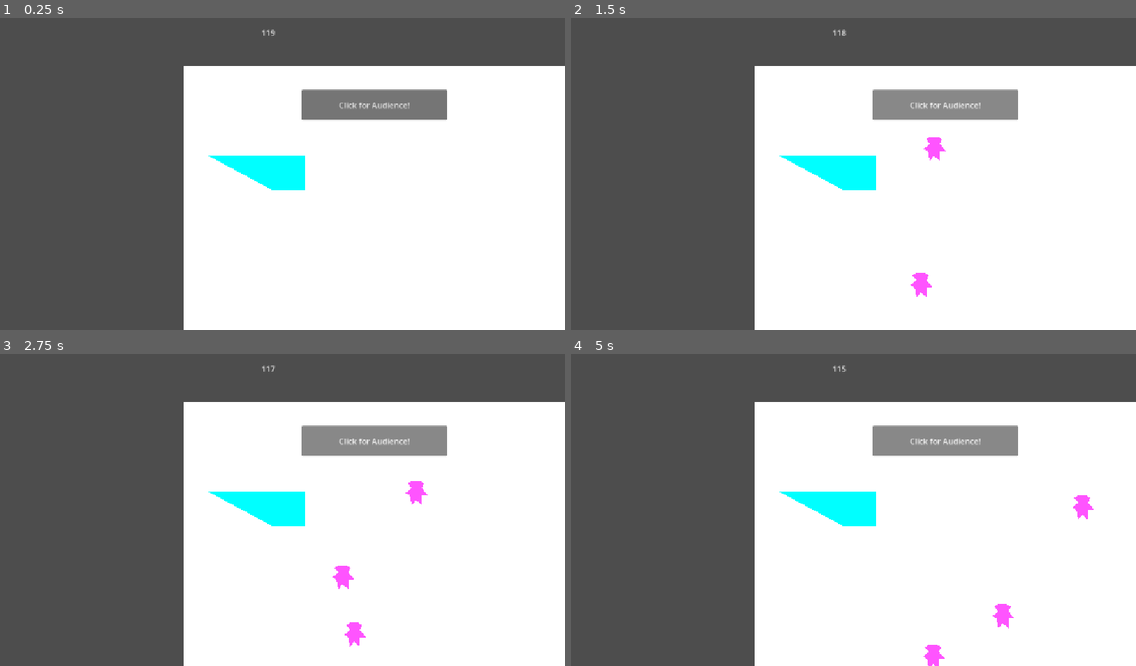
Above: before the commit, frames 1-4 (two rows, left to right).
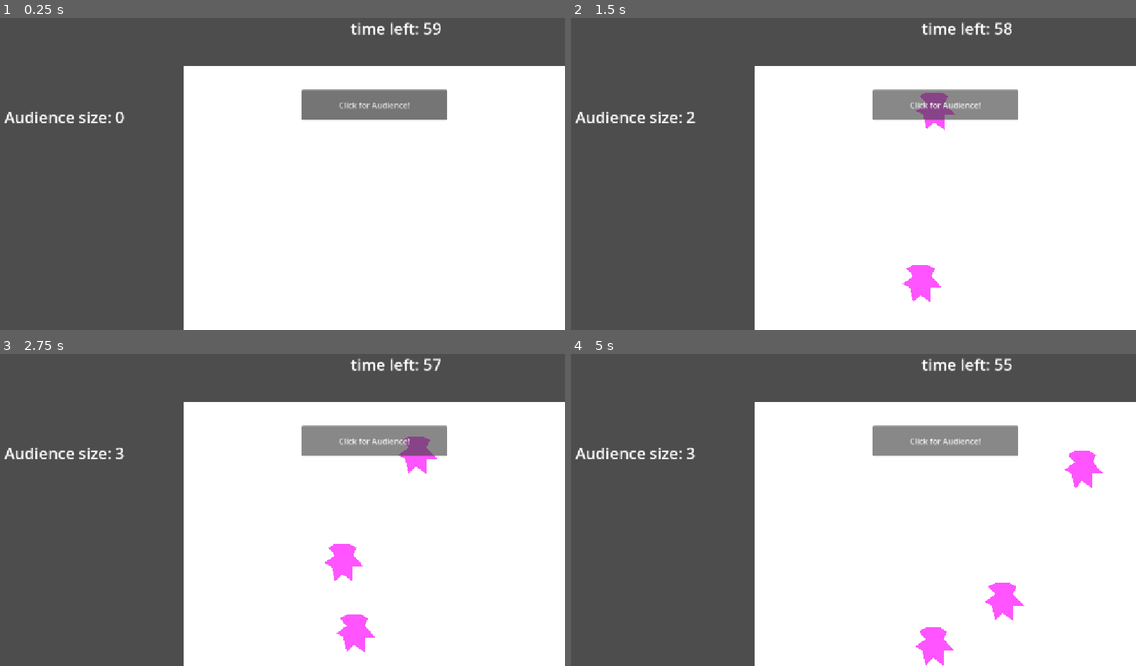
Above: after the commit, the same moments.

Repository: TBiff22/lame-jam
Game: Godot game, scene res://scenes/main_game.tscn
Two runs of this game, one before a commit and one after it. Both use one fixed random seed, a clock stepped at 60 frames per second and the inputs below.
Inputs:
- Up to frame 1 (0.25 s): no input
- Up to frame 2 (1.5 s): click "Click for Audience!" at 0.5 s; click "Click for Audience!" at 1.25 s
- Up to frame 3 (2.75 s): click "Click for Audience!" at 2 s
- Up to frame 4 (5 s): no input

The runs differ from the first frame. In frame 1, 1.9% of the frame differs, in the area x 0-78%, y 1-56%; in frame 2, 2.8%; in frame 3, 3.3%; in frame 4, 3.4%, in the area x 0-95%, y 1-100%.

Commit message:
timer and buttons

Diff:
--- /dev/null
+++ b/clicker-game/resources/people_mult_1.tres
@@ -0,0 +1,10 @@
+[gd_resource type="Resource" script_class="pop_up_resource" format=3 uid="uid://b2shpql4ql24o"]
+
+[ext_resource type="Script" uid="uid://bqq2bssueq0ar" path="res://resources/pop_up.gd" id="1_rpv8b"]
+
+[resource]
+script = ExtResource("1_rpv8b")
+name = "more_people"
+people_mult = 3
+help = true
+metadata/_custom_type_script = "uid://bqq2bssueq0ar"
--- /dev/null
+++ b/clicker-game/resources/pop_up.gd
@@ -0,0 +1,14 @@
+class_name pop_up_resource
+extends Resource
+
+@export var name: String
+
+@export var time_change: int
+@export var people_mult: int
+@export var help: bool
+
+func apply_changes():
+	Globals.audience_multiplier *= people_mult
+	Globals.time_change = time_change
+	if time_change != 0:
+		Globals.update_time.emit()
--- /dev/null
+++ b/clicker-game/resources/timer_ext_1.tres
@@ -0,0 +1,11 @@
+[gd_resource type="Resource" script_class="pop_up_resource" format=3 uid="uid://cgjlooa1pobhk"]
+
+[ext_resource type="Script" uid="uid://bqq2bssueq0ar" path="res://resources/pop_up.gd" id="1_sepl7"]
+
+[resource]
+script = ExtResource("1_sepl7")
+name = "timer_ext"
+time_change = 10
+people_mult = 1
+help = true
+metadata/_custom_type_script = "uid://bqq2bssueq0ar"
--- a/clicker-game/scenes/audience.tscn
+++ b/clicker-game/scenes/audience.tscn
@@ -1,17 +1,17 @@
 [gd_scene format=3 uid="uid://beqj7labxfimi"]
 
-[ext_resource type="Script" uid="uid://dyabxfvc11wot" path="res://scenes/audience.gd" id="1_qr0s0"]
+[ext_resource type="Script" uid="uid://dyabxfvc11wot" path="res://scripts/audience.gd" id="1_qr0s0"]
 
 [sub_resource type="CircleShape2D" id="CircleShape2D_oeqib"]
-radius = 32.646156
+radius = 52.57181
 
 [node name="audience" type="CharacterBody2D" unique_id=1036961412]
 scale = Vector2(0.5, 0.5)
 script = ExtResource("1_qr0s0")
 
 [node name="Polygon2D" type="Polygon2D" parent="." unique_id=824614943]
-position = Vector2(-1055.2727, -539.6)
-scale = Vector2(1.0227273, 1.2250004)
+position = Vector2(-991.99994, -526)
+scale = Vector2(1.8181806, 1.9250007)
 color = Color(1, 0.32941177, 1, 1)
 polygon = PackedVector2Array(-56, -40, -48, -56, -64, -64, -96, -64, -112, -56, -96, -40, -96, -40, -120, -24, -104, -16, -96, 16, -80, 0, -56, 16, -56, -16, -32, -16, -48, -32)
 uv = PackedVector2Array(-56, -40, -48, -56, -64, -64, -96, -64, -112, -56, -96, -40, -96, -40, -120, -24, -104, -16, -96, 16, -80, 0, -56, 16, -56, -16, -32, -16, -56, -32)
--- a/clicker-game/scenes/game_over.tscn
+++ b/clicker-game/scenes/game_over.tscn
@@ -7,13 +7,20 @@
 anchors_preset = 15
 anchor_right = 1.0
 anchor_bottom = 1.0
-offset_left = -526.0
+offset_left = -576.0
 offset_top = -324.0
-offset_right = -526.0
+offset_right = -576.0
 offset_bottom = -324.0
 grow_horizontal = 2
 grow_vertical = 2
 script = ExtResource("1_xeevv")
+
+[node name="Polygon2D" type="Polygon2D" parent="." unique_id=42066361]
+position = Vector2(845.25, 654.4)
+scale = Vector2(6.03125, 11.225)
+color = Color(1, 0.64705884, 0.6862745, 1)
+polygon = PackedVector2Array(-168, -64, 88, -64, 88, 16, -168, 16)
+uv = PackedVector2Array(-168, -64, 88, -64, 88, 16, -168, 16)
 
 [node name="results" type="RichTextLabel" parent="." unique_id=469695582]
 layout_mode = 1
@@ -27,6 +34,7 @@
 grow_horizontal = 2
 theme_override_font_sizes/normal_font_size = 32
 text = "insert results here"
+scroll_active = false
 horizontal_alignment = 1
 
 [node name="replay" type="Button" parent="." unique_id=565625632]
--- a/clicker-game/scenes/main_game.tscn
+++ b/clicker-game/scenes/main_game.tscn
@@ -104,8 +104,11 @@
 text = "Click for Audience!"
 
 [node name="Game time" type="Timer" parent="manager" unique_id=29590743]
-wait_time = 120.0
+wait_time = 60.0
 autostart = true
+
+[node name="button_spawner" type="Timer" parent="manager" unique_id=1081731069]
+wait_time = 7.0
 
 [node name="Camera2D" type="Camera2D" parent="." unique_id=303247339]
 
@@ -128,13 +131,26 @@
 libraries/ = SubResource("AnimationLibrary_70vka")
 
 [node name="timetext" type="RichTextLabel" parent="." unique_id=2013366521]
-offset_left = -43.0
-offset_top = -294.0
-offset_right = 42.0
-offset_bottom = -254.0
+offset_left = 76.0
+offset_top = -314.0
+offset_right = 387.0
+offset_bottom = -223.0
+theme_override_font_sizes/normal_font_size = 32
 text = "2:00"
+scroll_active = false
+horizontal_alignment = 1
+
+[node name="audience count" type="RichTextLabel" parent="." unique_id=2118153603]
+offset_left = -567.0
+offset_top = -133.0
+offset_right = -206.0
+offset_bottom = -78.0
+theme_override_font_sizes/normal_font_size = 32
+text = "0"
+scroll_active = false
 
 [connection signal="pressed" from="manager/spawner" to="manager" method="_on_spawner_pressed"]
 [connection signal="timeout" from="manager/Game time" to="manager" method="_on_game_time_timeout"]
+[connection signal="timeout" from="manager/button_spawner" to="manager" method="_on_button_spawner_timeout"]
 [connection signal="mouse_entered" from="spawner area" to="manager" method="_on_spawner_area_mouse_entered"]
 [connection signal="mouse_exited" from="spawner area" to="manager" method="_on_spawner_area_mouse_exited"]
--- a/clicker-game/scenes/people_scene.tscn
+++ b/clicker-game/scenes/people_scene.tscn
@@ -183,10 +183,3 @@
 
 [node name="AnimationPlayer" type="AnimationPlayer" parent="." unique_id=2008867122]
 libraries/ = SubResource("AnimationLibrary_8movl")
-
-[node name="Polygon2D" type="Polygon2D" parent="." unique_id=1662005445]
-position = Vector2(1102, 252)
-scale = Vector2(8.25, 8.875)
-color = Color(0, 1, 1, 1)
-polygon = PackedVector2Array(-152, -32, -128, -32, -128, -24, -136, -24)
-uv = PackedVector2Array(-152, -32, -128, -32, -128, -24, -136, -24)
--- /dev/null
+++ b/clicker-game/scenes/ppl_mult_button.tscn
@@ -0,0 +1,21 @@
+[gd_scene format=3 uid="uid://86mrmu83fjbl"]
+
+[ext_resource type="Texture2D" uid="uid://8acwpygbxkpf" path="res://assets/Screenshot 2026-08-09 at 4.31.36 PM.png" id="1_ax20b"]
+[ext_resource type="Script" uid="uid://c1gxyg2m7r8ir" path="res://texture_button.gd" id="1_oln8o"]
+[ext_resource type="Resource" uid="uid://b2shpql4ql24o" path="res://resources/people_mult_1.tres" id="2_ax20b"]
+
+[node name="ppl_mult_button" type="Node2D" unique_id=933425099]
+
+[node name="TextureButton" type="TextureButton" parent="." unique_id=975989635]
+offset_right = 40.0
+offset_bottom = 40.0
+texture_normal = ExtResource("1_ax20b")
+script = ExtResource("1_oln8o")
+resource = ExtResource("2_ax20b")
+
+[node name="Timer" type="Timer" parent="." unique_id=350838901]
+wait_time = 5.0
+autostart = true
+
+[connection signal="pressed" from="TextureButton" to="TextureButton" method="_on_pressed"]
+[connection signal="timeout" from="Timer" to="TextureButton" method="_on_timer_timeout"]
--- /dev/null
+++ b/clicker-game/scenes/timer_ext_button.gd
@@ -0,0 +1,10 @@
+extends TextureButton
+
+@export var resource: Resource
+
+func _on_timer_timeout() -> void:
+	queue_free()
+
+func _on_pressed() -> void:
+	resource.apply_changes()
+	queue_free()
--- /dev/null
+++ b/clicker-game/scenes/timer_ext_button.tscn
@@ -0,0 +1,21 @@
+[gd_scene format=3 uid="uid://b2ysbr0qao5vq"]
+
+[ext_resource type="Texture2D" uid="uid://dbhwnh4e5siod" path="res://assets/Screenshot 2026-08-09 at 4.56.50 PM.png" id="1_3663y"]
+[ext_resource type="Script" uid="uid://cb04tvu7vjcpj" path="res://scenes/timer_ext_button.gd" id="1_u4pku"]
+[ext_resource type="Resource" uid="uid://cgjlooa1pobhk" path="res://resources/timer_ext_1.tres" id="2_3663y"]
+
+[node name="timer ext button" type="Node2D" unique_id=140383554]
+
+[node name="TextureButton" type="TextureButton" parent="." unique_id=1423916544]
+offset_right = 40.0
+offset_bottom = 40.0
+texture_normal = ExtResource("1_3663y")
+script = ExtResource("1_u4pku")
+resource = ExtResource("2_3663y")
+
+[node name="Timer" type="Timer" parent="." unique_id=577074405]
+wait_time = 5.0
+autostart = true
+
+[connection signal="pressed" from="TextureButton" to="TextureButton" method="_on_pressed"]
+[connection signal="timeout" from="Timer" to="TextureButton" method="_on_timer_timeout"]
--- a/clicker-game/scenes/audience.gd
+++ b/clicker-game/scripts/audience.gd
@@ -10,5 +10,4 @@
 func _physics_process(delta: float) -> void:
 	var collision_info = move_and_collide(velocity * delta)
 	if collision_info:
-		var collider = collision_info.get_collider_id()
 		velocity = velocity.bounce(collision_info.get_normal())
--- a/clicker-game/scripts/globals.gd
+++ b/clicker-game/scripts/globals.gd
@@ -3,9 +3,12 @@
 signal spawn
 signal end
 signal level_up
+signal update_time
 
 
+var time_change = 0
+var time_left = 0
 var audience = 0
-var multiplier = 1
+var audience_multiplier = 1
 var level = 1
 var mouse_pos = Vector2(0,0)
--- a/clicker-game/scripts/manager.gd
+++ b/clicker-game/scripts/manager.gd
@@ -5,33 +5,50 @@
 @onready var spawner: Button = $spawner
 @onready var game_time: Timer = $"Game time"
 @onready var timetext: RichTextLabel = $"../timetext"
+@onready var audience_count: RichTextLabel = $"../audience count"
+@onready var button_spawner: Timer = $button_spawner
+
+var rng = RandomNumberGenerator.new()
 var game_over_menu = preload("res://scenes/game_over.tscn")
+var timer_ext_button = preload("res://scenes/timer_ext_button.tscn")
+var more_people_button = preload("res://scenes/ppl_mult_button.tscn")
 
 const level_2 = 10
-const level_3 = 20
-const level_4 = 30
-const level_5 = 50
+const level_3 = 50
+const level_4 = 500
+const level_5 = 1500
 
 func _ready() -> void:
+	button_spawner.start()
+	Globals.audience_multiplier = 1
+	Globals.audience = 0
+	Globals.level = 1
 	Globals.level_up.connect(expansion)
 	Globals.end.connect(end_game)
+	Globals.update_time.connect(reset_timer)
 
 func _process(delta) -> void:
-	timetext.text = str(int(game_time.get_time_left()))
+	audience_count.text = "Audience size: " + str(Globals.audience)
+	Globals.time_left = int(game_time.get_time_left())
+	timetext.text = "time left: " + str(Globals.time_left)
 
 func expansion():
 	Globals.level += 1
 	var animation_name = "level_" + str(Globals.level)
 	animation_player_2.play(animation_name)
 
-
-
 func _on_spawner_pressed() -> void:
 	Globals.spawn.emit()
-	if Globals.audience == level_2 or Globals.audience == level_3 or Globals.audience == level_4:
+	if Globals.level == 3 and Globals.audience >= level_4:
 		Globals.level_up.emit()
-	elif Globals.audience == level_5:
+	elif Globals.audience >= level_5:
 		Globals.end.emit()
+	else:
+		if Globals.level == 2 and Globals.audience >= level_3:
+			Globals.level_up.emit()
+		else:
+			if Globals.level == 1 and Globals.audience >= level_2:
+				Globals.level_up.emit()
 
 func _on_game_time_timeout() -> void:
 	Globals.end.emit()
@@ -39,3 +56,21 @@
 func end_game():
 	add_child(game_over_menu.instantiate())
 	get_tree().paused = true
+
+func reset_timer(time_change = Globals.time_change):
+	Globals.time_left += Globals.time_change
+	print(Globals.time_left)
+	game_time.start(Globals.time_left)
+	game_time.get_time_left()
+
+func _on_button_spawner_timeout() -> void:
+	var button_num = rng.randi_range(1,2)
+	if button_num == 1:
+		var new_button = more_people_button.instantiate()
+		new_button.position = Vector2(-550,0)
+		add_child(new_button)
+	if button_num == 2:
+		var new_button = timer_ext_button.instantiate()
+		new_button.position = Vector2(-550,0)
+		add_child(new_button)
+	button_spawner.start()
--- a/clicker-game/scripts/people_scene.gd
+++ b/clicker-game/scripts/people_scene.gd
@@ -4,21 +4,25 @@
 @onready var camera_2d: Camera2D = $StaticBody2D/Camera2D
 @onready var animation_player: AnimationPlayer = $AnimationPlayer
 
+
 var rng = RandomNumberGenerator.new()
 var people_preload = preload("res://scenes/audience.tscn")
 var level_mult = 1
 
 func _ready():
+	level_mult = 1
 	Globals.level_up.connect(expand)
 	Globals.spawn.connect(spawner)
 
 func spawner():
-	var audience_spawn = people_preload.instantiate()
-	var position_spawn = Vector2(rng.randf_range(500,1000), rng.randf_range(150,500))*level_mult
-	audience_spawn.position = position_spawn
-	add_child(audience_spawn)
-	Globals.audience += 1
+	for n in range(0, Globals.audience_multiplier):
+		var audience_spawn = people_preload.instantiate()
+		var position_spawn = Vector2(rng.randf_range(500,1000), rng.randf_range(50,500))*level_mult
+		audience_spawn.position = position_spawn
+		add_child(audience_spawn)
+		Globals.audience += 1
 
 func expand():
 	var animation_name = "level_" + str(Globals.level) + "_move"
 	animation_player.play(animation_name)
+	level_mult *= 2
--- /dev/null
+++ b/clicker-game/texture_button.gd
@@ -0,0 +1,10 @@
+extends TextureButton
+
+@export var resource: Resource
+
+func _on_pressed() -> void:
+	resource.apply_changes()
+	queue_free()
+
+func _on_timer_timeout() -> void:
+	queue_free()
Binary file added: clicker-game/assets/Screenshot 2026-08-09 at 4.31.36 PM.png
Not shown, added: clicker-game/assets/Screenshot 2026-08-09 at 4.31.36 PM.png.import
Binary file added: clicker-game/assets/Screenshot 2026-08-09 at 4.56.50 PM.png
Not shown, added: clicker-game/assets/Screenshot 2026-08-09 at 4.56.50 PM.png.import
Not shown, added: clicker-game/resources/pop_up.gd.uid
Not shown, added: clicker-game/scenes/timer_ext_button.gd.uid
Renamed: clicker-game/scenes/audience.gd.uid -> clicker-game/scripts/audience.gd.uid
Not shown, added: clicker-game/texture_button.gd.uid
